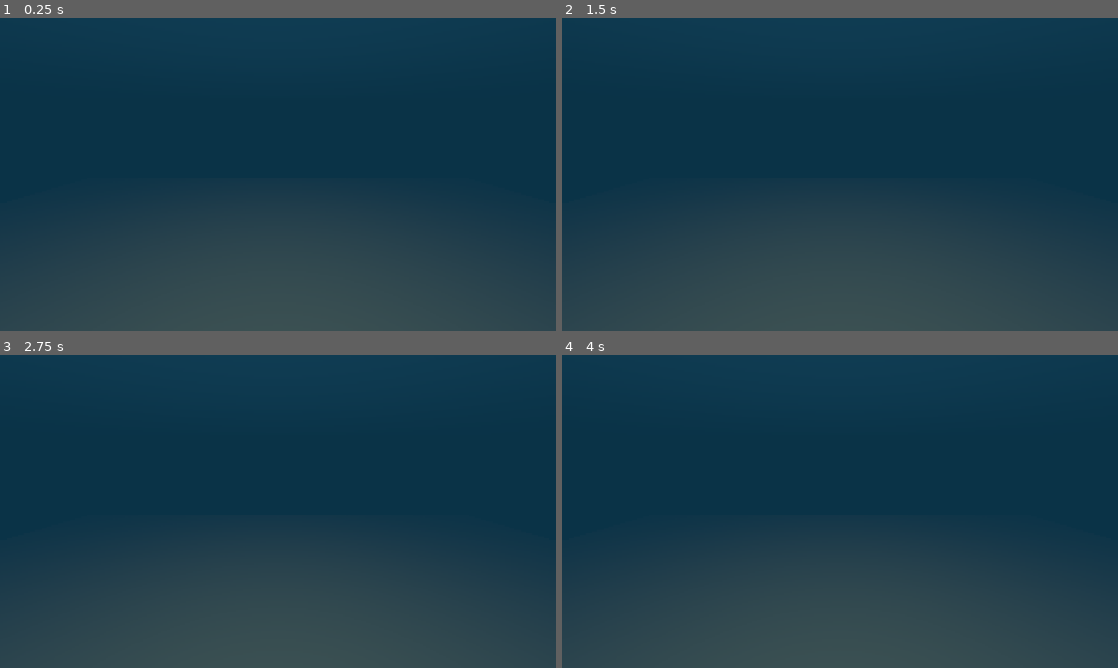
Above: before the commit, frames 1-4 (two rows, left to right).
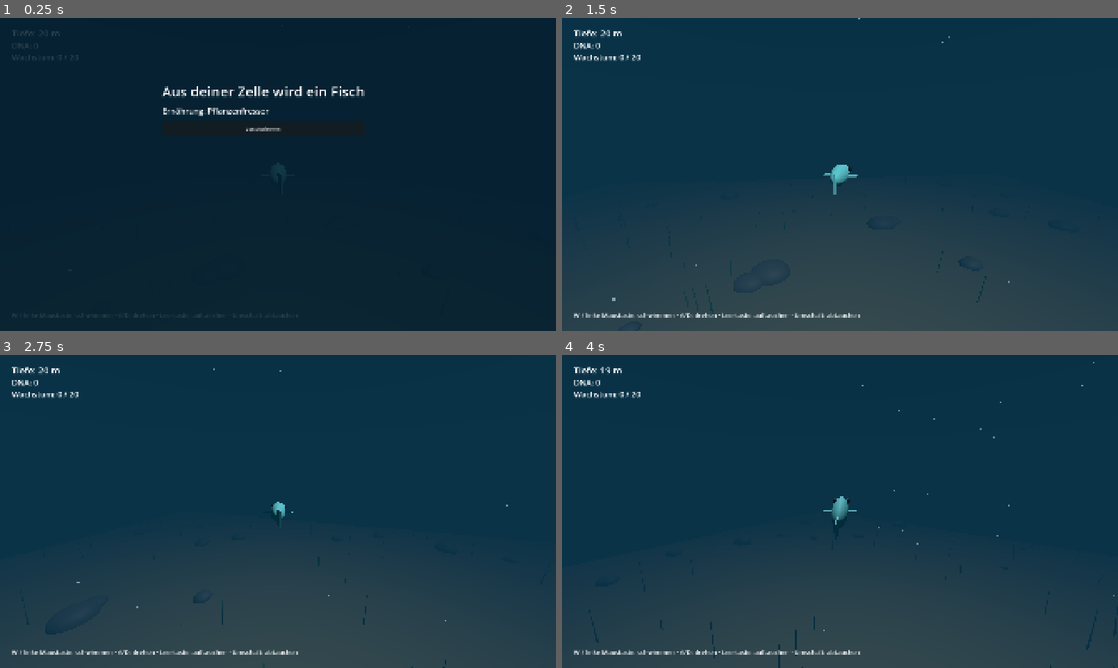
Above: after the commit, the same moments.

Repository: Mayo73/agenthub-backup
Game: Godot game, scene res://scenes/fish.tscn
Two runs of this game, one before a commit and one after it. Both use one fixed random seed, a clock stepped at 60 frames per second and the inputs below. This scene is started directly instead of the project's main scene.
Inputs (mouse positions are in pixels of both pictures, inside the frame that each line leads up to):
- Up to frame 1 (0.25 s): no input
- Up to frame 2 (1.5 s): click (823, 127) at 0.5 s, where only the run after the commit has a clickable "Losschwimmen"; tap Enter at 1.25 s; move the mouse to (962, 158) at 1.27 s; press the mouse at (962, 158) at 1.28 s; hold D (rechts) from 1.28 s (still down)
- Up to frame 3 (2.75 s): release D (rechts) at 2 s; release the mouse at (400, 495) at 2 s; drag from (166, 527) to (250, 574) at 2.02 s
- Up to frame 4 (4 s): move the mouse to (895, 442) at 2.77 s; hold D (rechts) 2.78-3.5 s; hold Space (auftauchen) 2.78-3.5 s; click (895, 442) at 3.05 s; drag from (812, 574) to (673, 464) at 3.52 s

The runs differ from the first frame. In frame 1, 56% of the frame differs, in the area x 0-100%, y 0-100%; in frame 2, 1.1%; in frame 3, 1.0%; in frame 4, 1.2%.

Commit message:
T-0249: Fischphase – Spielerfisch, Riff, Kamera und Anzeige in der Fischszene
Erstellt vom lokalen Agent (Modell qwen3.5:35b-a3b, Versuch 2 von 5).

Diff:
--- a/scripts/fish_main.gd
+++ b/scripts/fish_main.gd
@@ -10,6 +10,12 @@
 var water: WorldEnvironment
 var floor_mesh: MeshInstance3D
 var surface_mesh: MeshInstance3D
+var player: FishPlayer
+var reef: ReefView
+var snow: MarineSnow
+var hud: FishHud
+var intro: FishIntro
+var progress := FishProgress.new()
 
 
 func _ready() -> void:
@@ -38,8 +44,31 @@
 	camera.name = "Camera"
 	camera.far = 400.0
 	add_child(camera)
-	camera.position = FishWorld.START + Vector3(0.0, 2.0, 8.0)
-	camera.look_at(FishWorld.START)
+	player = FishPlayer.new()
+	player.name = "Player"
+	world.add_child(player)
+	if FishStart.pending_build != null:
+		player.set_build(FishStart.pending_build)
+	progress.dna = FishStart.pending_dna
+	FishStart.clear()
+
+	reef = ReefView.new()
+	reef.name = "Reef"
+	world.add_child(reef)
+	snow = MarineSnow.new()
+	snow.name = "Snow"
+	add_child(snow)
+	hud = FishHud.new()
+	hud.name = "Hud"
+	add_child(hud)
+	hud.show_progress(progress)
+	intro = FishIntro.new()
+	intro.name = "Intro"
+	add_child(intro)
+	intro.open(player.build)
+
+	camera.position = ChaseCamera.target_position(player.motion.position, player.motion.yaw, player.size)
+	camera.look_at(player.motion.position)
 	camera.current = true
 
 
@@ -48,7 +77,7 @@
 	var env := Environment.new()
 	env.background_mode = Environment.BG_COLOR
 	env.background_color = FishWorld.WATER_COLOR
-	env.ambient_light_source = Environment.AMBIENT_SOURCE_COLOR
+	env.ambient_light_source = 0
 	env.ambient_light_color = Color(0.45, 0.65, 0.75)
 	env.ambient_light_energy = 0.7
 	env.fog_enabled = true
@@ -59,16 +88,29 @@
 
 ## Waagrechte Fläche über die ganze Welt (Boden oder Wasseroberfläche), von beiden Seiten sichtbar.
 static func make_plane(node_name: String, y: float, color: Color) -> MeshInstance3D:
-	var plane := PlaneMesh.new()
-	plane.size = Vector2.ONE * FishWorld.HALF_SIZE * 2.0
+	var box := BoxMesh.new()
+	box.size = Vector3(FishWorld.HALF_SIZE * 2.0, 0.1, FishWorld.HALF_SIZE * 2.0)
 	var mat := StandardMaterial3D.new()
 	mat.albedo_color = color
 	mat.cull_mode = BaseMaterial3D.CULL_DISABLED
 	if color.a < 1.0:
 		mat.transparency = BaseMaterial3D.TRANSPARENCY_ALPHA
-	plane.material = mat
 	var m := MeshInstance3D.new()
 	m.name = node_name
-	m.mesh = plane
+	m.mesh = box
+	m.material_override = mat
 	m.position = Vector3(0.0, y, 0.0)
 	return m
+
+
+func _physics_process(delta: float) -> void:
+	player.drive(FishInput.read(), delta)
+	hud.show_depth(player.motion.depth())
+
+
+## Kamera folgt weich und schaut auf den Fisch; die Schwebeteilchen bleiben bei der Kamera.
+func _process(delta: float) -> void:
+	var target := ChaseCamera.target_position(player.motion.position, player.motion.yaw, player.size)
+	camera.position = ChaseCamera.follow(camera.position, target, delta)
+	camera.look_at(player.motion.position)
+	snow.position = camera.position
--- a/tests/test_fish_main.gd
+++ b/tests/test_fish_main.gd
@@ -9,6 +9,7 @@
 
 
 func teardown() -> void:
+	FishStart.clear()
 	fish.free()
 
 
@@ -25,3 +26,45 @@
 	check_eq(fish.floor_mesh.position.y, -FishWorld.DEPTH, "Boden in der Tiefe")
 	check_eq(fish.surface_mesh.position.y, 0.0, "Oberfläche bei y = 0")
 	check(fish.floor_mesh.get_parent() == fish.world, "Boden liegt in World")
+
+
+func test_spieler() -> void:
+	check(fish.player is FishPlayer, "fish.player ist FishPlayer")
+	check(fish.player.get_parent() == fish.world, "fish.player liegt in world")
+	check(fish.reef.get_parent() == fish.world, "fish.reef liegt in world")
+	check(fish.get_node("Hud") is FishHud, "fish.Hud ist FishHud")
+	check(fish.get_node("Snow") is MarineSnow, "fish.Snow ist MarineSnow")
+	check(fish.intro.visible, "intro.visible ist wahr")
+
+
+func test_uebergabe() -> void:
+	var b := FishBuild.new()
+	b.upgrade("schwanz")
+	FishStart.pending_build = b
+	FishStart.pending_dna = 33
+	var f2: Node3D = load("res://scenes/fish.tscn").instantiate()
+	(Engine.get_main_loop() as SceneTree).root.add_child(f2)
+	check_eq(f2.player.build.level("schwanz"), 1, "build level ist 1")
+	check_eq(f2.progress.dna, 33, "dna ist 33")
+	check_eq(f2.hud.dna_label.text, "DNA: 33", "dna_label.text ist DNA: 33")
+	check(FishStart.pending_build == null, "pending_build ist null")
+	f2.free()
+
+
+func test_ohne_uebergabe() -> void:
+	check_eq(fish.player.build.total_levels(), 0, "build hat keine Levels")
+	check_eq(fish.progress.dna, 0, "dna ist 0")
+
+
+func test_schwimmen() -> void:
+	fish._physics_process(0.1)
+	check_eq(fish.player.motion.position, FishWorld.START, "position bleibt START")
+	check_eq(fish.hud.depth_label.text, "Tiefe: 20 m", "depth_label ist Tiefe: 20 m")
+	fish.player.drive(Vector3(1, 0, 0), 0.1)
+	check(fish.player.position.z < 0.0, "position.z < 0.0")
+
+
+func test_kamera() -> void:
+	fish._process(10.0)
+	check(fish.camera.position.is_equal_approx(ChaseCamera.target_position(fish.player.motion.position, fish.player.motion.yaw, fish.player.size)), "camera.position ist target_position")
+	check_eq(fish.snow.position, fish.camera.position, "snow.position ist camera.position")
Empty file added: scripts/plane_mesh.gd
Not shown, added: scripts/plane_mesh.gd.uid
